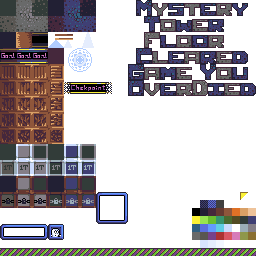
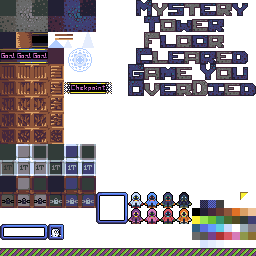
Revision of a layered (256, 256) image; what changed, layer by layer:
painted on "ui" over [128, 192, 192, 224]
